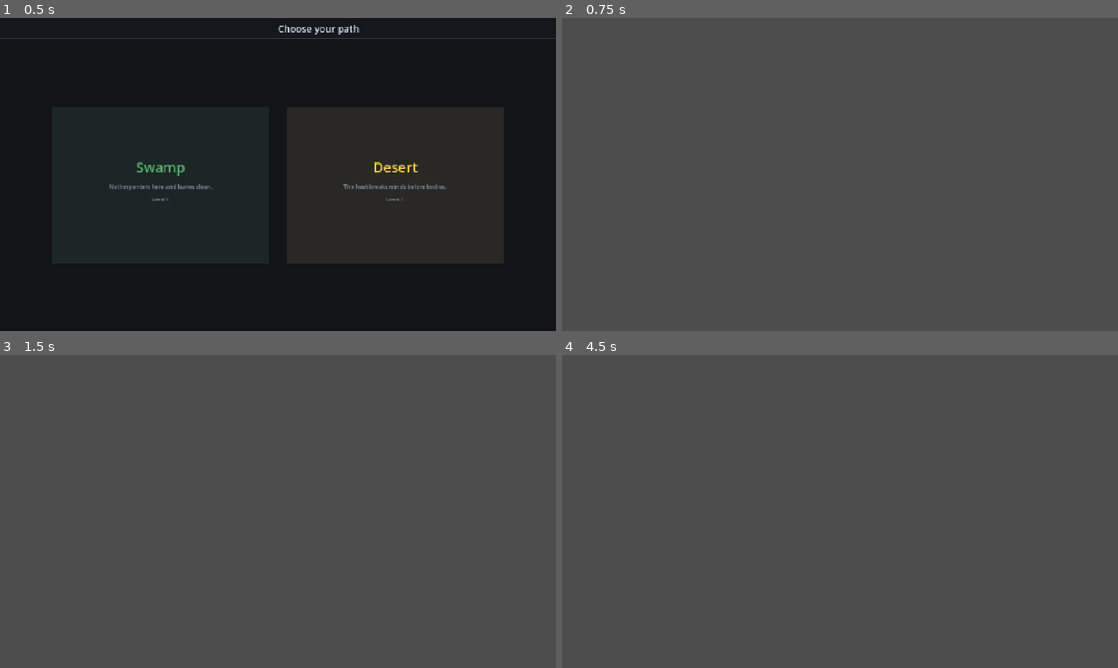
Above: before the commit, frames 1-4 (two rows, left to right).
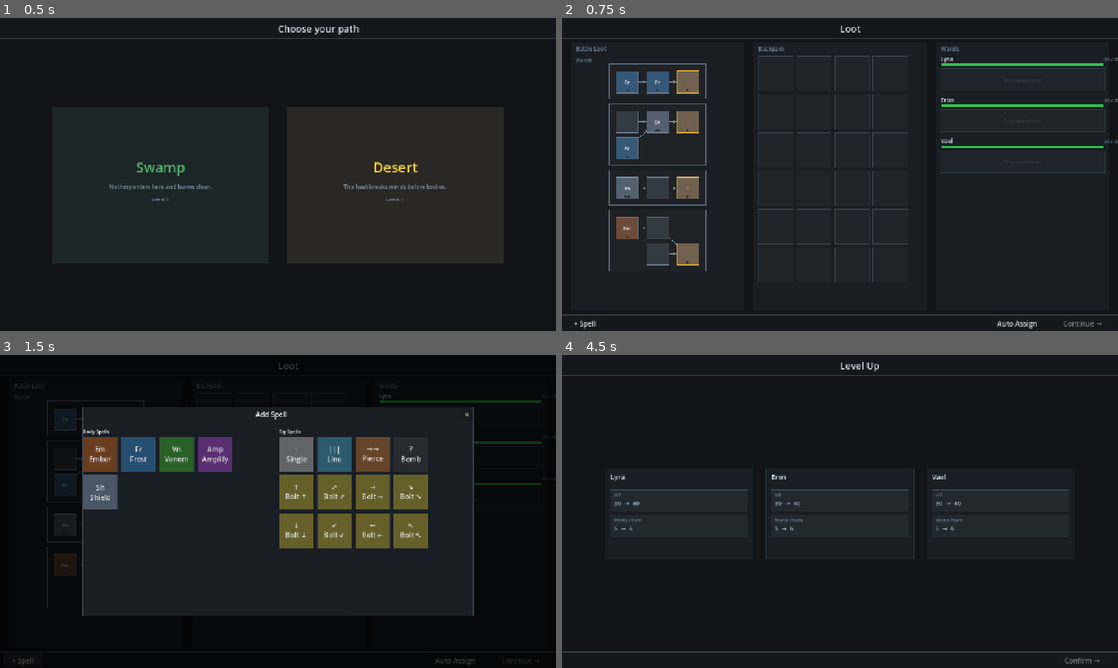
Above: after the commit, the same moments.

Repository: MoYapro/magic-monster-battle
Game: Godot game, scene res://scenes/world/path_selection_screen.tscn
Same seed, same stepped clock (60 frames per second), same inputs: the game is played once before the commit and once after it.
Inputs (mouse positions are in pixels of both pictures, inside the frame that each line leads up to):
- Up to frame 1 (0.5 s): no input
- Up to frame 2 (0.75 s): tap Enter at 0.5 s; move the mouse to (962, 158) at 0.52 s; tap Z at 0.6 s; click (962, 158) at 0.67 s
- Up to frame 3 (1.5 s): click (22, 661) at 1.25 s, where only the run after the commit has a clickable "+ Spell"
- Up to frame 4 (4.5 s): click (856, 455) at 2 s, where only the run after the commit has a clickable "· Single"; click (1017, 661) at 2.75 s, where only the run after the commit has a clickable "Auto Assign"; click (1001, 661) at 3.5 s, where only the run after the commit has a clickable "🏆 Win"; click (1084, 661) at 4.25 s, where only the run after the commit has a clickable "Continue →"

Frame 1 is identical in both runs. In frame 2, 99% of the frame differs, in the area x 0-100%, y 0-100%; in frame 3, 100%; in frame 4, 99%.
Error before the commit: Parse Error: Identifier "_cursor_pos" not declared in the current scope. (res://scripts/loot/loot_screen.gd:96)

Commit message:
improve wand generation

Diff:
--- a/scripts/battle/wand_generator.gd
+++ b/scripts/battle/wand_generator.gd
@@ -9,7 +9,7 @@
 # Column counts and row counts per column are randomised within bounds.
 
 static func generate_starter(rng: RandomNumberGenerator) -> WandData:
-	var wand := generate(rng, 2, 2, 2, 2)
+	var wand := generate(rng, 2, 2, 1, 2)
 	for slot: SpellSlotData in wand.slots:
 		if slot.is_tip:
 			slot.spell = SpellSingle.create()
@@ -41,7 +41,10 @@
 	_wire_columns(rng, slots, prev_ids, ["tip"])
 
 	for slot in slots:
-		slot.spell = _pick_tip_spell(rng) if slot.is_tip else _pick_body_spell(rng)
+		if slot.is_tip:
+			slot.spell = _pick_tip_spell(rng)
+		elif rng.randf() < 0.5:
+			slot.spell = _pick_body_spell(rng)
 
 	return WandData.new(slots)
 
@@ -64,19 +67,31 @@
 
 
 # Assign each slot in prev_ids a next_id drawn from next_ids.
-# Every slot in next_ids receives at least one incoming edge.
-static func _wire_columns(rng: RandomNumberGenerator, slots: Array[SpellSlotData],
+# Slots are sorted by row and mapped proportionally so edges never cross.
+# When prev >= next, every next slot is guaranteed at least one incoming edge.
+static func _wire_columns(_rng: RandomNumberGenerator, slots: Array[SpellSlotData],
 		prev_ids: Array[String], next_ids: Array[String]) -> void:
 	if prev_ids.is_empty():
 		return
-	# guarantee every next slot has at least one incoming edge
-	var assigned := prev_ids.duplicate()
-	assigned.shuffle()
-	for i in next_ids.size():
-		_set_next(slots, assigned[i % assigned.size()], next_ids[i])
-	# assign the remainder randomly
-	for i in range(next_ids.size(), assigned.size()):
-		_set_next(slots, assigned[i], next_ids[rng.randi_range(0, next_ids.size() - 1)])
+	var prev_sorted := _ids_sorted_by_row(prev_ids, slots)
+	var next_sorted := _ids_sorted_by_row(next_ids, slots)
+	var n := prev_sorted.size()
+	var m := next_sorted.size()
+	for i in n:
+		_set_next(slots, prev_sorted[i], next_sorted[(i * m) / n])
+
+
+static func _ids_sorted_by_row(ids: Array[String], slots: Array[SpellSlotData]) -> Array[String]:
+	var result := ids.duplicate()
+	result.sort_custom(func(a, b): return _row_of(slots, a) < _row_of(slots, b))
+	return result
+
+
+static func _row_of(slots: Array[SpellSlotData], id: String) -> int:
+	for slot in slots:
+		if slot.id == id:
+			return slot.grid_row
+	return 0
 
 
 static func _set_next(slots: Array[SpellSlotData], slot_id: String, next_id: String) -> void:
--- a/scripts/loot/loot_screen.gd
+++ b/scripts/loot/loot_screen.gd
@@ -93,7 +93,6 @@
 func _input(event: InputEvent) -> void:
 	if event is InputEventMouseMotion:
 		var motion := event as InputEventMouseMotion
-		_cursor_pos = motion.position
 		if _dragging != null or _dragging_wand != null:
 			_drag_pos = motion.position
 			queue_redraw()
Not shown, added: tests/test_action_mana.gd.uid
Not shown, added: tests/test_action_zap_wand.gd.uid
Not shown, added: tests/test_battle_state.gd.uid
